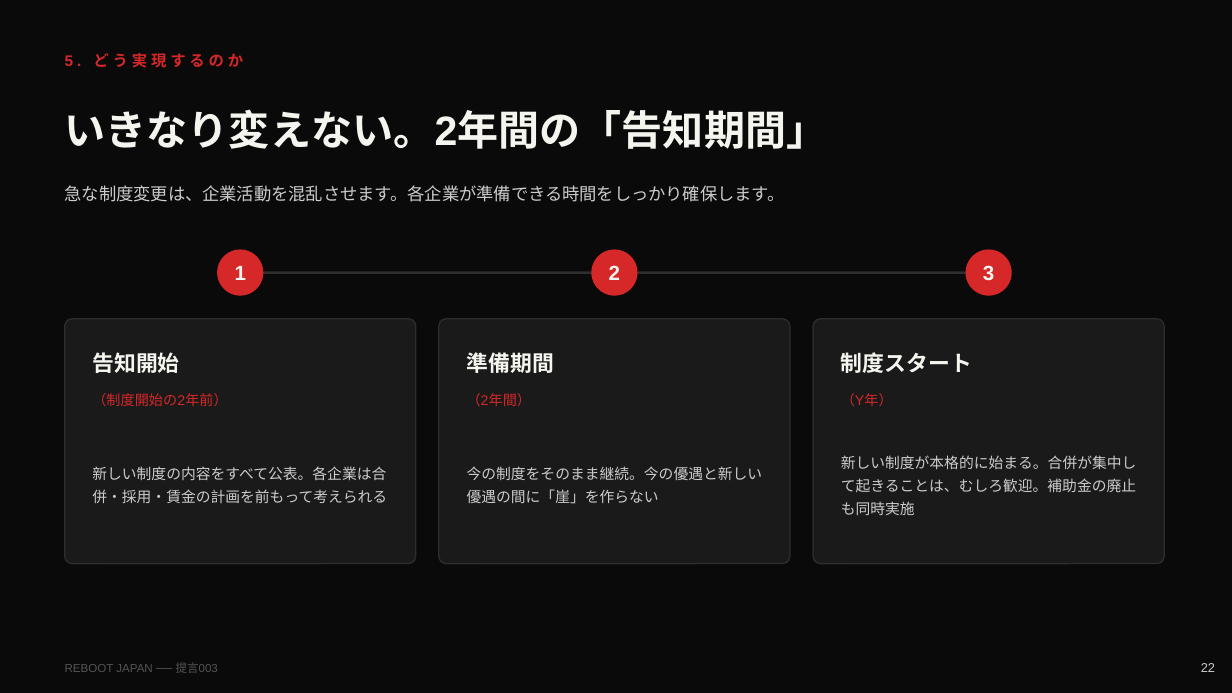
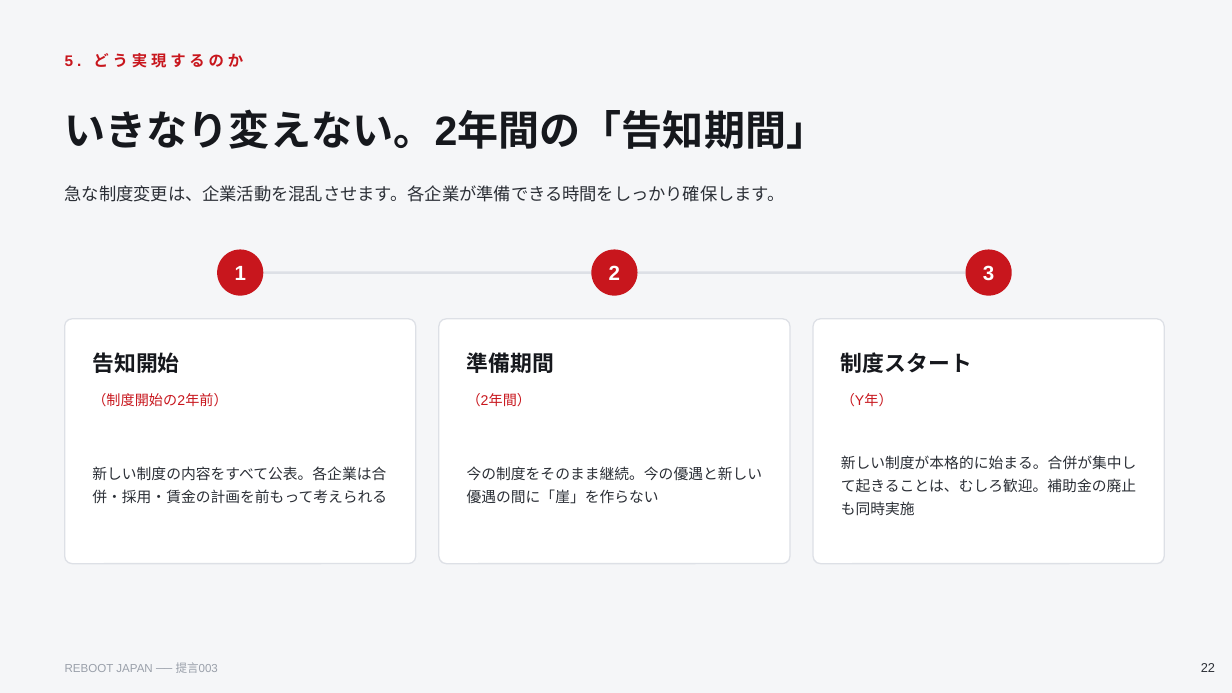
Before and after one commit to penny-wise-rgb/reboot-japan, a slide deck: slide 22 of policy/proposal_003.pptx. Drawn at 1232x693 pixels with LibreOffice and Linux fonts; fonts in the diff are those of the drawing. Boxes give left, top, right and bottom in pixels: in the first picture for what was removed or moved away, otherwise in the second. Text is boxed around its words. In the diff, an @@ line names an element or a change of style, - is before the commit and + after.

```diff
--- a/policy/proposal_003.pptx
+++ b/policy/proposal_003.pptx
@@ background #0A0A0A to #F5F6F8 @@
@@ text colour #F5F5F0 to #FFFFFF in 3 elements at [235,266,246,280], [609,265,620,280], [983,265,994,281] @@
@@ fill #D62828 to #C8161D in 3 elements at [217,250,263,296], [592,250,638,296], [966,250,1012,296] @@
@@ line (240, 273) - (989, 273): stroke #2E2E2E 2 pt to #DDE0E6 2 pt @@
@@ fill #1A1A1A to #FFFFFF; outline #2E2E2E 1 pt to #DDE0E6 1 pt in 3 elements at [65,319,416,564], [439,319,790,564], [813,319,1165,564] @@
@@ text colour #F5F5F0 to #16181D in 4 elements at [65,109,828,149], [92,352,179,373], [467,349,554,377], [841,352,972,373] @@
@@ text colour #D62828 to #C8161D in 4 elements at [65,53,243,68], [92,393,227,406], [467,393,531,406], [841,393,893,407] @@
@@ text colour #CCCCCC to #2B2F36 in 5 elements at [1201,663,1215,672], [65,185,785,202], [92,466,387,503], [467,466,763,504], [841,455,1137,516] @@
@@ text "REBOOT JAPAN ── 提言003" at [65,662,218,673]: text colour #555555 to #9AA0AA @@
```
Also in this commit, not shown: 25 other slides changed, 12 other files.
